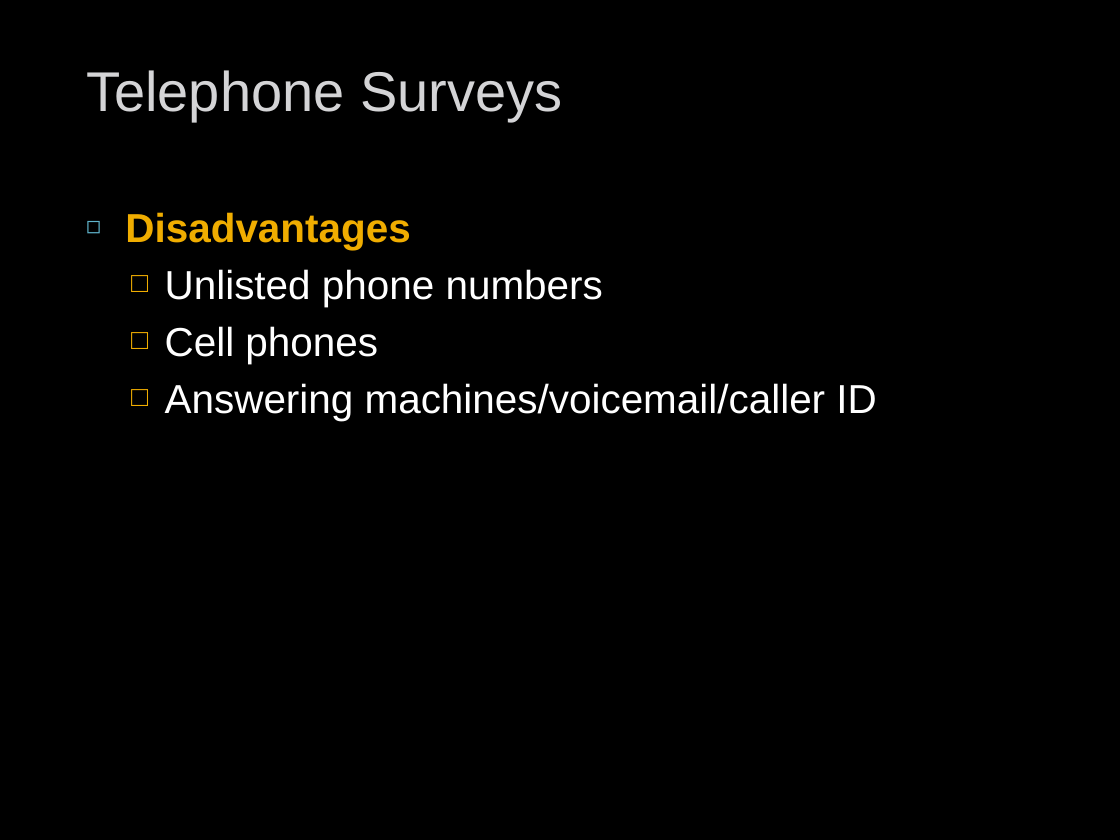
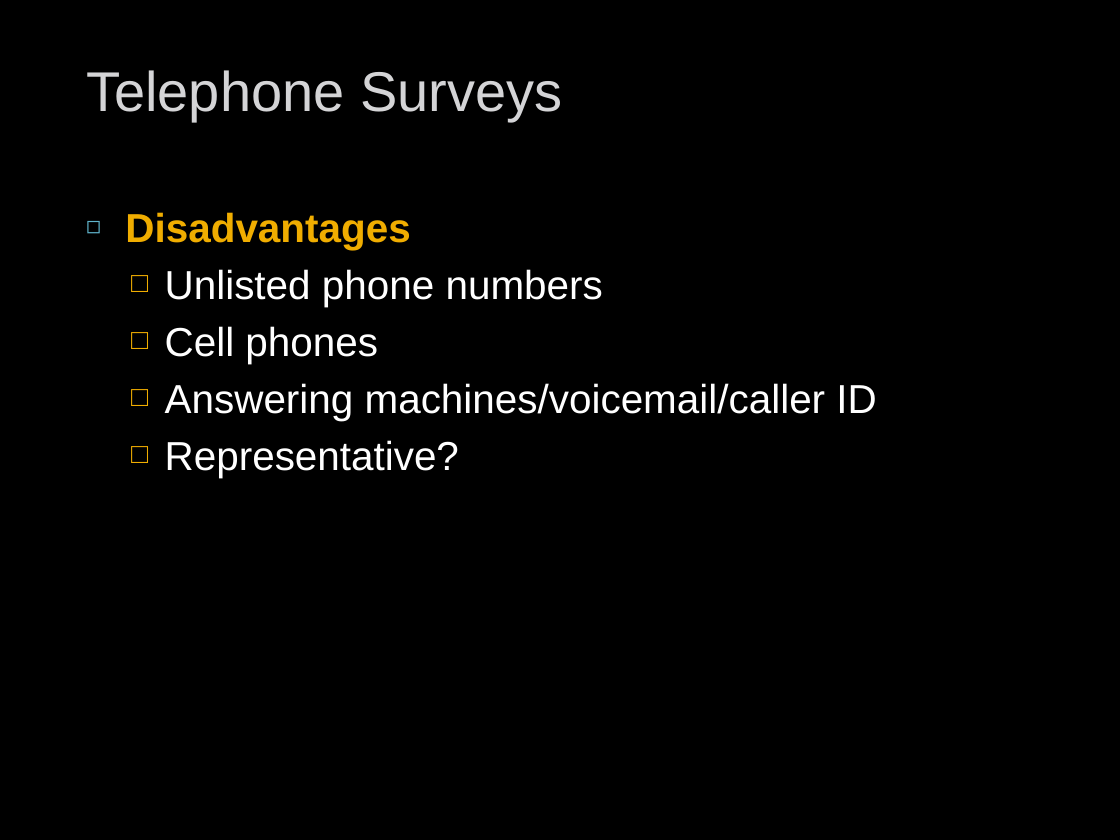
Before and after one commit to npm27/Teaching-Materials, a slide deck: slide 14 of Research Methods/Slides/Survey Research.pptx (slide 18 before the commit). Drawn at 1120x840 pixels with LibreOffice and Linux fonts; fonts in the diff are those of the drawing. Boxes give left, top, right and bottom in pixels: in the first picture for what was removed or moved away, otherwise in the second. Text is boxed around its words. In the diff, an @@ line names an element or a change of style, - is before the commit and + after.

```diff
--- a/Research Methods/Slides/Survey Research.pptx
+++ b/Research Methods/Slides/Survey Research.pptx
@@ text at <box>165,440,459,478</box>: paragraph added @@
+  □ Representative?
```
Also in this commit, not shown: 3 other slides changed, 8 slides removed.
